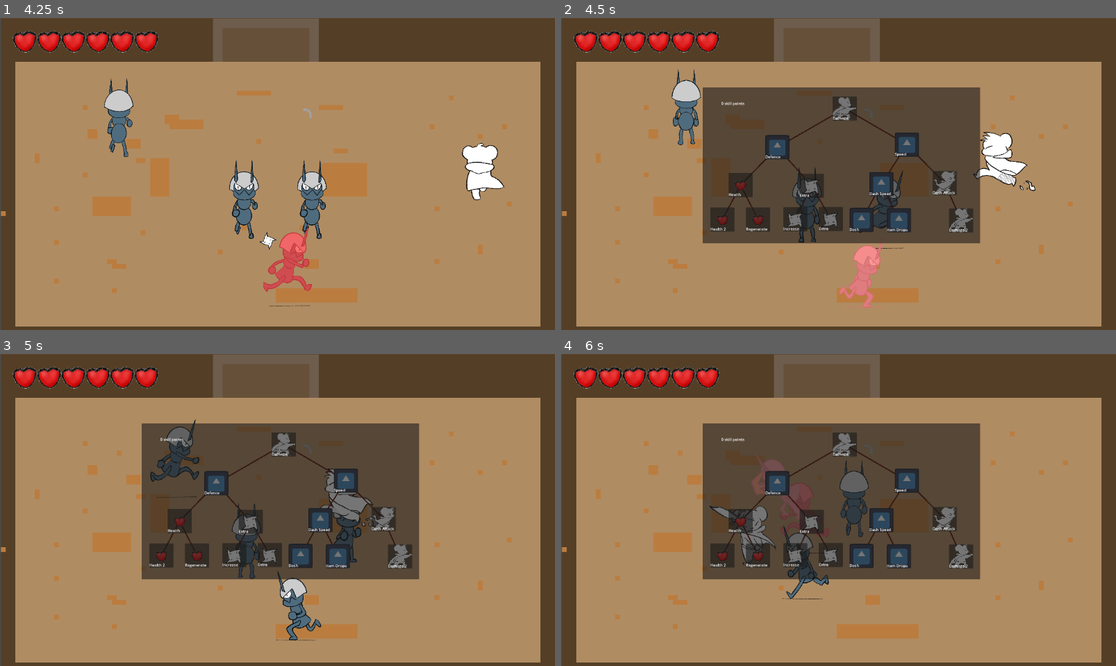
Above: before the commit, frames 1-4 (two rows, left to right).
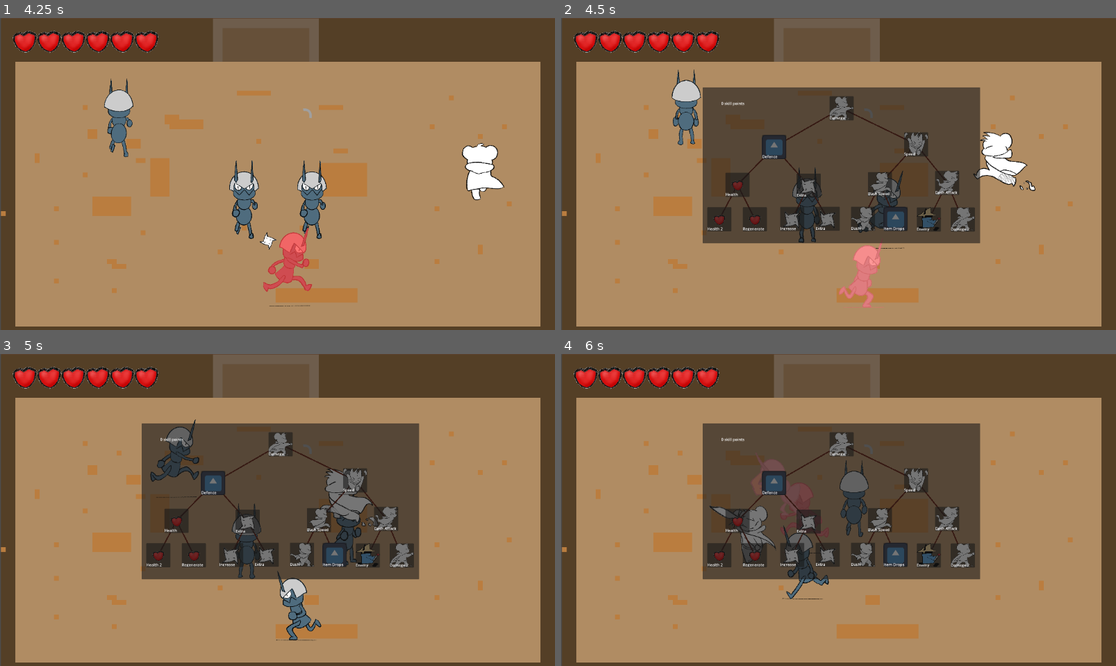
Above: after the commit, the same moments.

Repository: bcorrigall/ratknight
Game: Godot game, scene res://main_menu.tscn
The game is run twice, just before and just after one commit, with the same random seed, the same clock (stepped at 60 frames per second) and the same inputs. The engine's default icon, where the game draws it, is replaced by a stand-in: a white triangle on a blue panel in a dark square.
Inputs (mouse positions are in pixels of both pictures, inside the frame that each line leads up to):
- Up to frame 1 (4.25 s): click "Start" at 0.5 s; tap Enter at 1.25 s; move the mouse to (399, 158) at 1.27 s; hold Right (move_right) 1.28-2.03 s; hold J (attack_light) 1.28-2.03 s; move the mouse to (166, 189) at 2.02 s; hold S (move_down) 2.03-2.78 s; tap K (attack_spin) at 2.1 s; move the mouse to (333, 105) at 2.77 s; hold Right (move_right) 2.78-3.53 s; hold Shift (dash) 2.78-3.53 s; move the mouse to (249, 236) at 3.52 s; hold Up (move_up) from 3.53 s (still down); click (249, 236) at 3.6 s
- Up to frame 2 (4.5 s): move the mouse to (1005, 220) at 4.27 s; release Up (move_up) at 4.28 s; hold A (move_left) from 4.28 s (still down); hold L (level) from 4.28 s (still down)
- Up to frame 3 (5 s): keep holding A (move_left); keep holding L (level)
- Up to frame 4 (6 s): move the mouse to (672, 463) at 5.02 s; release L (level) at 5.03 s; tap J (attack_light) at 5.1 s; move the mouse to (866, 510) at 5.77 s; release A (move_left) at 5.78 s; hold S (move_down) from 5.78 s (still down); hold K (attack_spin) from 5.78 s (still down)

Frame 1 is identical in both runs. In frame 2, 3.3% of the frame differs, in the area x 26-75%, y 25-69%; in frame 3, 3.3%; in frame 4, 3.4%.

Commit message:
Last skill

Diff:
--- a/enemy.tscn
+++ b/enemy.tscn
@@ -182,8 +182,6 @@
 clip_children = 2
 scale = Vector2(0.17, 0.187)
 sprite_frames = SubResource("SpriteFrames_1gqbj")
-
-animation = &"attack_side"
 animation = &"move_front"
 
 [node name="ColorRect" type="ColorRect" parent="AnimatedSprite2D"]
--- a/playerMovement.gd
+++ b/playerMovement.gd
@@ -52,6 +52,7 @@
 var extra_attacks = 0
 var throw_rate = 0
 var item_drop = 0
+var enemy_speed = 50
 
 # Called when the node enters the scene tree for the first time.
 func _ready():
@@ -84,6 +85,7 @@
 		"Extra Throwing Star 2": extra_attacks += 1
 		"Increase Throw Rate": throw_rate += 0.2
 		"Item Drop": item_drop += 1
+		"Enemy Slowdown": enemy_speed += 25
 
 func attack_animation(direction, cooldown):
 	attack_direction = rad_to_deg(direction.angle())
--- a/skill_tree.tscn
+++ b/skill_tree.tscn
@@ -6,7 +6,11 @@
 [ext_resource type="Texture2D" uid="uid://iumpcg2um3l4" path="res://assets/hearts/heart_4_4.png" id="4_fen5n"]
 [ext_resource type="Texture2D" uid="uid://c2qalgdxo80qu" path="res://assets/theRat/Dash_side/5.png" id="5_43j6v"]
 [ext_resource type="Texture2D" uid="uid://bgedj0hkpe1k" path="res://assets/star/star.png" id="5_76roj"]
+[ext_resource type="Texture2D" uid="uid://cggfa4wneg0cg" path="res://assets/theRat/Dash_front/3.png" id="6_v72ha"]
 [ext_resource type="Texture2D" uid="uid://dipydihua6r5g" path="res://assets/theRat/Attack_side/5.png" id="6_xrlel"]
+[ext_resource type="Texture2D" uid="uid://defvc1d3620n3" path="res://assets/theRat/Move_side/10.png" id="7_427xq"]
+[ext_resource type="Texture2D" uid="uid://bbwf02pl0ug6c" path="res://assets/theRat/Move_side/14.png" id="8_oxqx1"]
+[ext_resource type="Texture2D" uid="uid://cqdoiiqvva0yj" path="res://assets/AntMage/left/1.png" id="11_7kvx0"]
 
 [node name="SkillTree" type="Control"]
 layout_mode = 3
@@ -33,10 +37,10 @@
 anchors_preset = 5
 anchor_left = 0.5
 anchor_right = 0.5
-offset_left = -36.0
-offset_top = 38.0
-offset_right = 64.0
-offset_bottom = 138.0
+offset_left = -49.0
+offset_top = 37.0
+offset_right = 51.0
+offset_bottom = 137.0
 grow_horizontal = 2
 texture_normal = ExtResource("3_0mmol")
 skill_name = "Damage"
@@ -150,12 +154,13 @@
 anchors_preset = 5
 anchor_left = 0.5
 anchor_right = 0.5
-offset_left = 208.0
+offset_left = 259.0
 offset_top = 150.0
-offset_right = 308.0
+offset_right = 359.0
 offset_bottom = 250.0
 grow_horizontal = 2
 disabled = true
+texture_normal = ExtResource("6_v72ha")
 skill_name = "Speed"
 skill_cost = 2
 
@@ -164,12 +169,13 @@
 anchors_preset = 5
 anchor_left = 0.5
 anchor_right = 0.5
-offset_left = -156.0
-offset_top = 164.0
-offset_right = -56.0
-offset_bottom = 264.0
-grow_horizontal = 2
-disabled = true
+offset_left = -200.0
+offset_top = 165.0
+offset_right = -100.0
+offset_bottom = 265.0
+grow_horizontal = 2
+disabled = true
+texture_normal = ExtResource("7_427xq")
 skill_name = "Dash Speed"
 skill_cost = 3
 
@@ -178,10 +184,10 @@
 anchors_preset = 5
 anchor_left = 0.5
 anchor_right = 0.5
-offset_left = 23.0
-offset_top = 150.0
-offset_right = 123.0
-offset_bottom = 250.0
+offset_left = 15.0
+offset_top = 145.0
+offset_right = 115.0
+offset_bottom = 245.0
 grow_horizontal = 2
 disabled = true
 skill_name = "Item Drops"
@@ -192,12 +198,13 @@
 anchors_preset = 5
 anchor_left = 0.5
 anchor_right = 0.5
-offset_left = -132.0
-offset_top = 149.0
-offset_right = -32.0
-offset_bottom = 249.0
-grow_horizontal = 2
-disabled = true
+offset_left = -120.0
+offset_top = 144.0
+offset_right = -20.0
+offset_bottom = 244.0
+grow_horizontal = 2
+disabled = true
+texture_normal = ExtResource("8_oxqx1")
 skill_name = "Dash Cooldown"
 skill_cost = 5
 
@@ -206,9 +213,9 @@
 anchors_preset = 5
 anchor_left = 0.5
 anchor_right = 0.5
-offset_left = 107.0
+offset_left = 79.0
 offset_top = 160.0
-offset_right = 207.0
+offset_right = 179.0
 offset_bottom = 260.0
 grow_horizontal = 2
 disabled = true
@@ -221,14 +228,29 @@
 anchors_preset = 5
 anchor_left = 0.5
 anchor_right = 0.5
-offset_left = 18.0
-offset_top = 155.0
-offset_right = 118.0
-offset_bottom = 255.0
+offset_left = 15.0
+offset_top = 152.0
+offset_right = 115.0
+offset_bottom = 252.0
 grow_horizontal = 2
 disabled = true
 texture_normal = ExtResource("6_xrlel")
 skill_name = "Damage 2"
+skill_cost = 5
+
+[node name="Skill3" parent="Panel/Skill/Skill2/Skill2" instance=ExtResource("1_6550d")]
+layout_mode = 1
+anchors_preset = 5
+anchor_left = 0.5
+anchor_right = 0.5
+offset_left = -126.0
+offset_top = 152.0
+offset_right = -26.0
+offset_bottom = 252.0
+grow_horizontal = 2
+disabled = true
+texture_normal = ExtResource("11_7kvx0")
+skill_name = "Enemy Slowdown"
 skill_cost = 5
 
 [node name="SkillPoints" type="RichTextLabel" parent="."]
Not shown: 1 places in skill_tree.tscn that only renumber resources
Not shown, changed: .DS_Store
